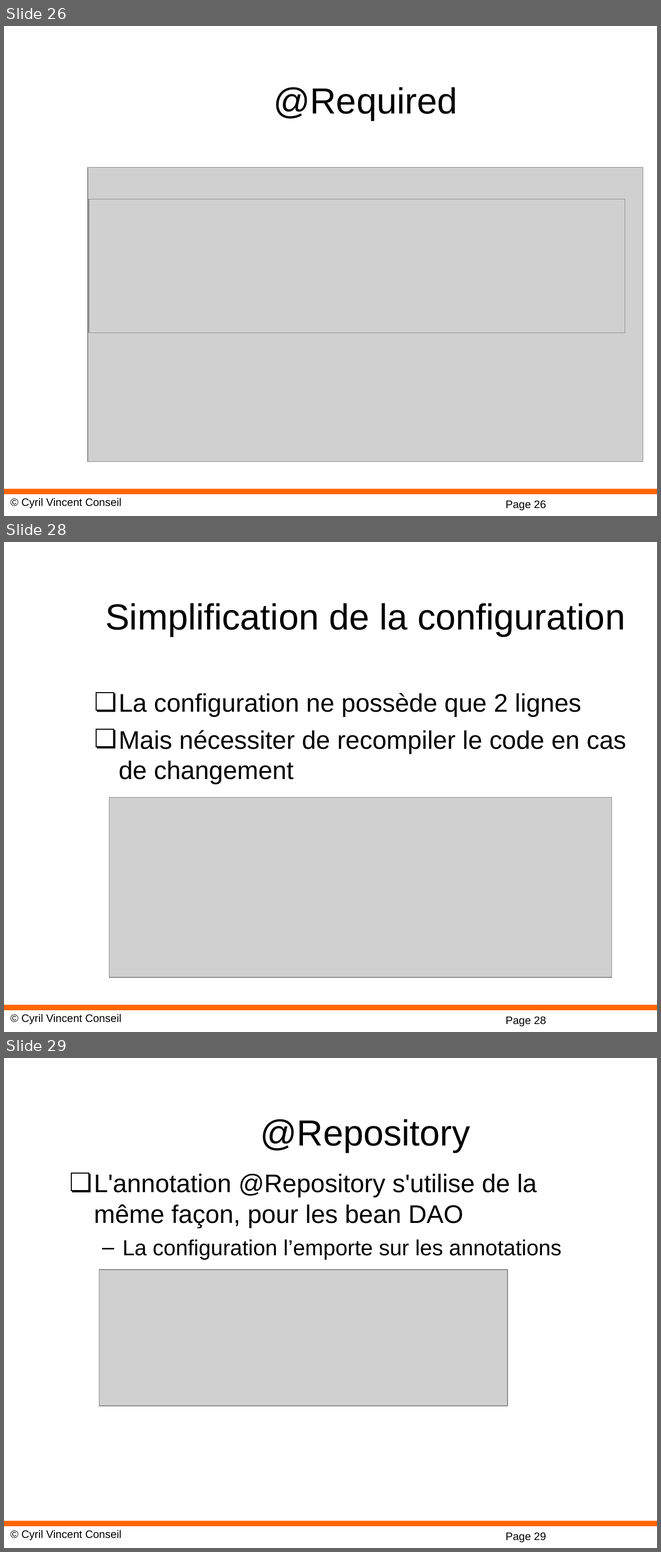
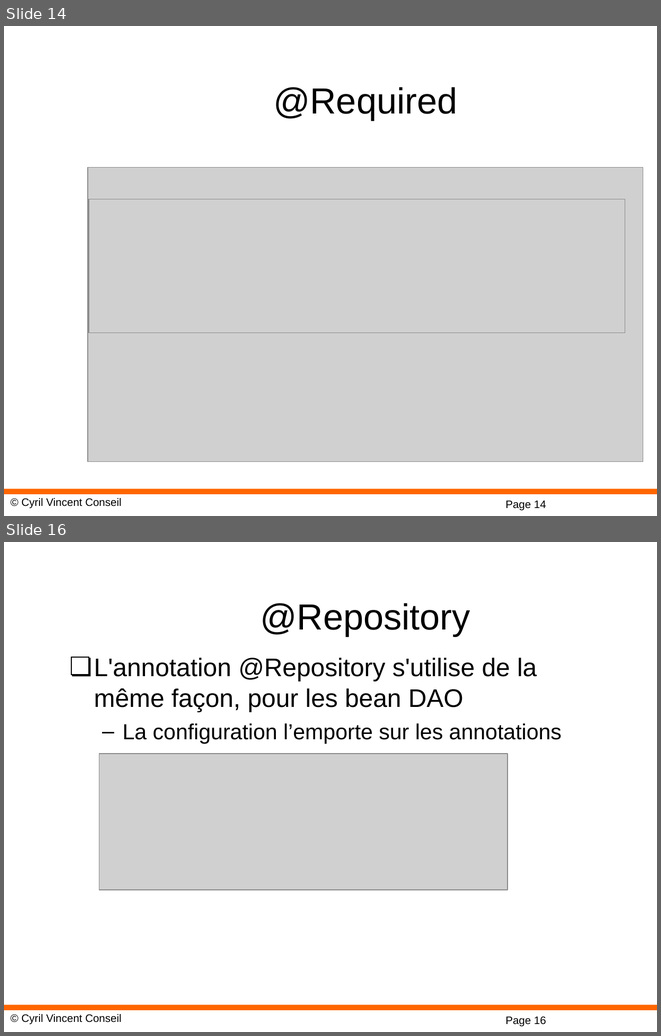
Before and after one commit to cyrilvincent/spring, a slide deck: ppt/04-IoC.ppt. Shown one above the other, each under a label of ours: slides 26, 28 and 29 before the commit, slides 14 and 16 after it; the slides between them are not shown. The pictures are 661x1552 and 661x1036 pixels, drawn with LibreOffice and Linux fonts; fonts in the diff are those of the drawing; grey boxes stand for pictures; background and template pictures are left out. Boxes give left, top, right and bottom in pixels: in the first picture for what was removed or moved away, otherwise in the second. Text is boxed around its words. In the diff, an @@ line names an element or a change of style, - is before the commit and + after.

```diff
--- a/ppt/04-IoC.ppt
+++ b/ppt/04-IoC.ppt
@@ slide 28 removed at box(4, 542, 657, 1032), background #FFFFFF; not listed: 3 template elements that a slide beside it also shows @@
@@ title removed at box(105, 603, 625, 636) @@
-Simplification de la configuration
@@ text removed at box(118, 693, 626, 784) @@
-❏ La configuration ne possède que 2 lignes
-❏ Mais nécessiter de recompiler le code en cas de changement
@@ picture removed at box(109, 797, 611, 978) @@
@@ what was slide 26 is now slide 14 @@
@@ page number at box(505, 500, 546, 510): text changed @@
-Page 26
+Page 14
@@ what was slide 29 is now slide 16 @@
@@ page number at box(505, 1016, 546, 1026): text changed @@
-Page 29
+Page 16
```
Also in this commit, not shown: 2 slides changed, 12 other slides removed, 14 other files.
